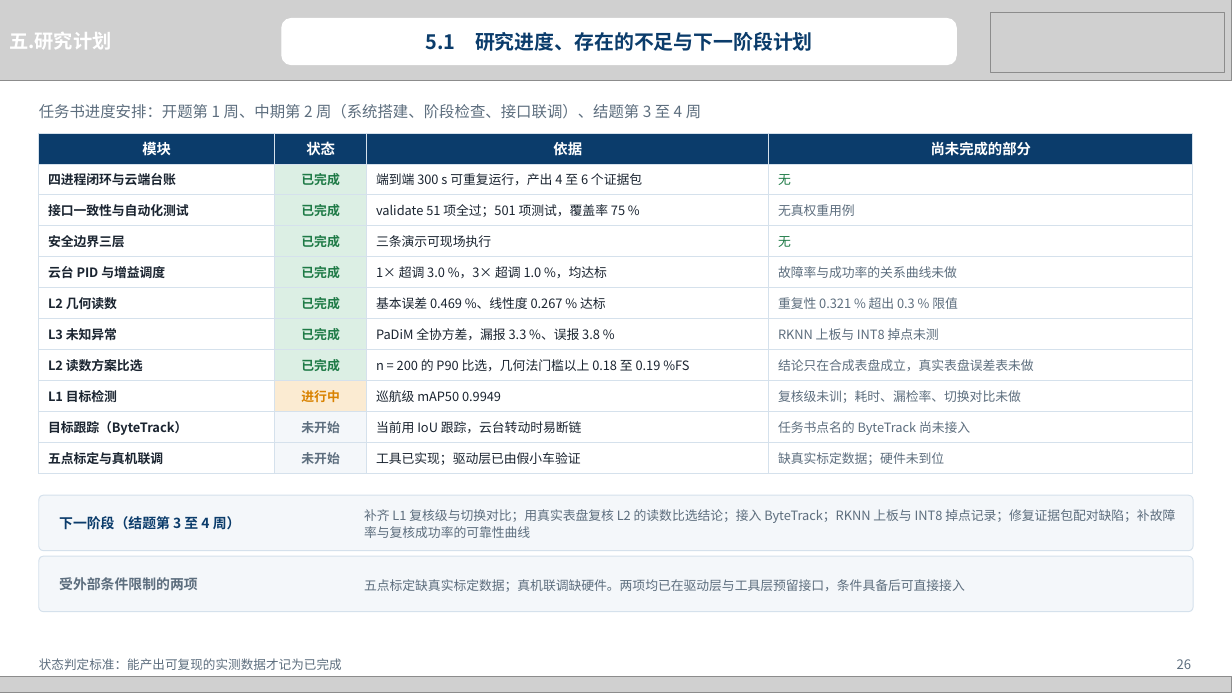
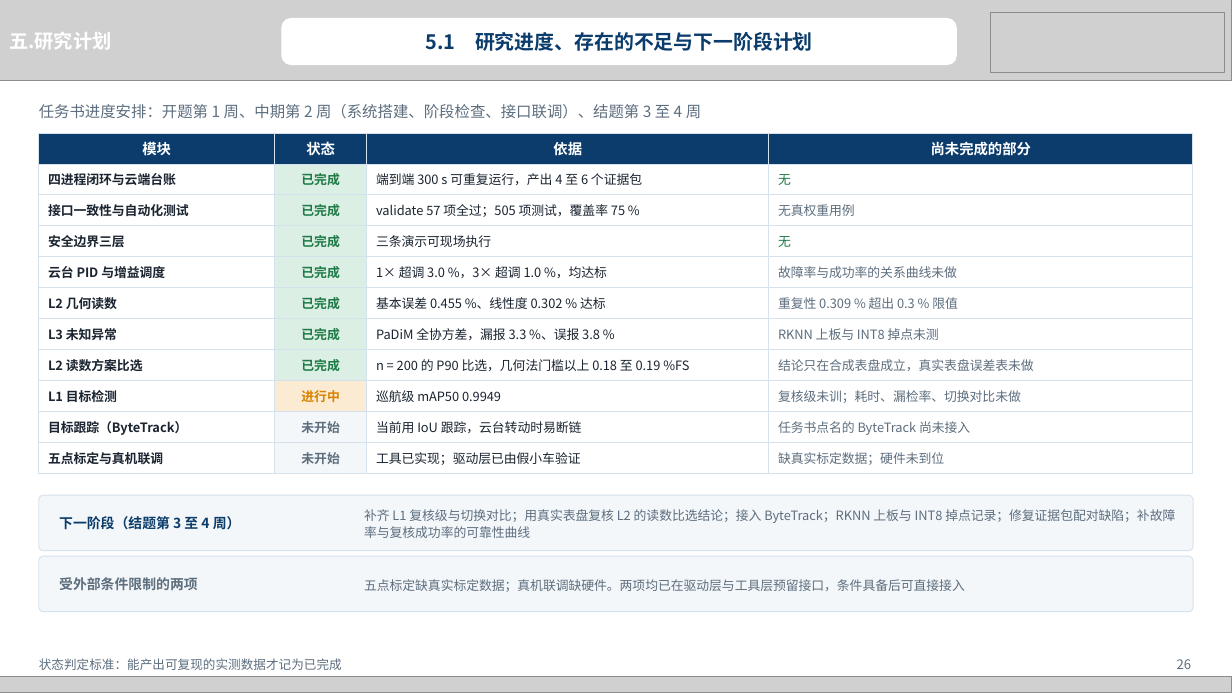
Before and after one commit to heizitalk666/2026summer, a slide deck: slide 26 of deliverables/中期答辩.pptx. Drawn at 1232x693 pixels with LibreOffice and Linux fonts; fonts in the diff are those of the drawing; grey boxes stand for pictures. Boxes give left, top, right and bottom in pixels: in the first picture for what was removed or moved away, otherwise in the second. Text is boxed around its words. In the diff, an @@ line names an element or a change of style, - is before the commit and + after.

```diff
--- a/deliverables/中期答辩.pptx
+++ b/deliverables/中期答辩.pptx
@@ table at [39, 133, 1193, 469] @@
-row 3, column 3: validate 51 项全过；501 项测试，覆盖率 75 %
+row 3, column 3: validate 57 项全过；505 项测试，覆盖率 75 %
-row 6, column 3: 基本误差 0.469 %、线性度 0.267 % 达标
+row 6, column 3: 基本误差 0.455 %、线性度 0.302 % 达标
-row 6, column 4: 重复性 0.321 % 超出 0.3 % 限值
+row 6, column 4: 重复性 0.309 % 超出 0.3 % 限值
```
Also in this commit, not shown: 6 other slides changed, 5 other files.
